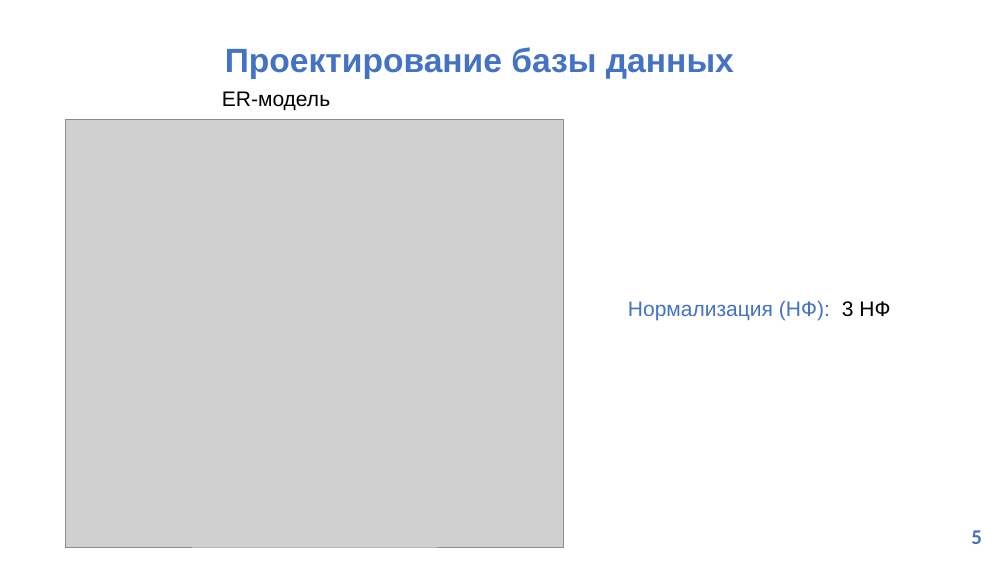
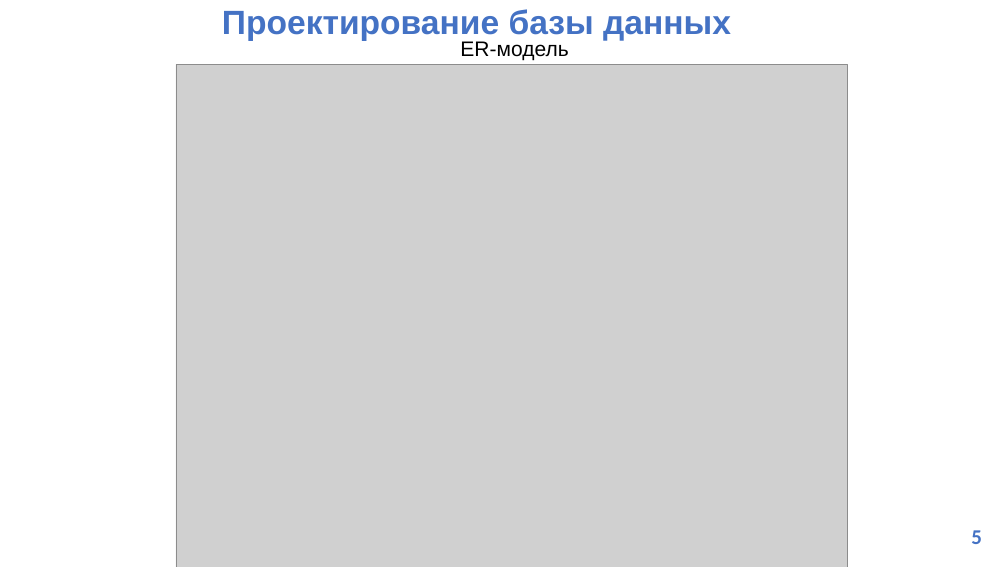
Before and after one commit to Klevchik1/Diplom, a slide deck: slide 7 of Документация/Седых Владислав БД-22-1.pptx. Drawn at 1008x567 pixels with LibreOffice and Linux fonts; fonts in the diff are those of the drawing; grey boxes stand for pictures. Boxes give left, top, right and bottom in pixels: in the first picture for what was removed or moved away, otherwise in the second. Text is boxed around its words. In the diff, an @@ line names an element or a change of style, - is before the commit and + after.

```diff
--- a/Документация/Седых Владислав БД-22-1.pptx
+++ b/Документация/Седых Владислав БД-22-1.pptx
@@ title "Проектирование базы данных": place and size @@
-title "Проектирование базы данных" at box(225, 47, 734, 79)
+title "Проектирование базы данных" at box(222, 9, 731, 41)
@@ text "ER-модель": place and size @@
-text "ER-модель" at box(222, 91, 330, 110)
+text "ER-модель" at box(460, 41, 568, 60)
@@ picture added at box(176, 64, 848, 567) @@
@@ picture removed at box(66, 119, 563, 547) @@
@@ text removed at box(628, 300, 890, 321) @@
-Нормализация (НФ): 3 НФ
```
Also in this commit, not shown: 3 other files.
